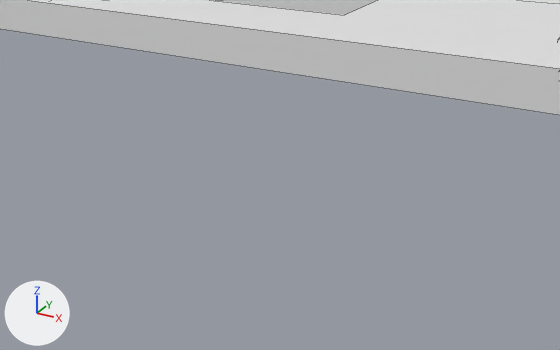
The FBX model Assets/models/B1F.fbx: old version first, new version second.
One viewpoint serves both versions: a 50 mm camera at (-9.2, 78.35, -25.53) aimed at (-15.52, 89.84, -31.28). The axes (+X, +Y, +Z) are drawn at lower left. The lights are the same throughout. The first picture is the older version. Mesh edges are drawn as thin lines. Where no turn or scale is listed for an object, it has been applied to the vertices.

The first picture shows '地下1階コンコース'.
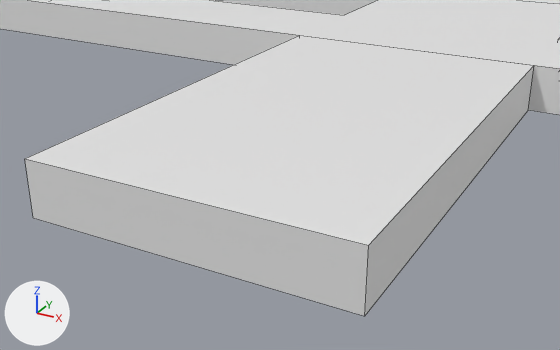
Where the newer file only moved an object's origin or applied its transform, the numbers keep the older frame.

Where the change shows, as pixel boxes (x1, y1, x2, y2) in the pictures (560 x 350 px):
```json
{"object": "忘れ物センター前通路", "change": "added", "after": [25, 35, 534, 316]}
```

Edits to the scene script, one JSON object a line:
```json
{"op": "add", "block": "me_立方体_101", "code": ["me_立方体_101 = bpy.data.meshes.new('立方体.101')", "me_立方体_101.from_pydata(...)  # a box spanning x -17.8..-12.2, y -41.0..-32.0, z -0.5..0.5"]}
{"op": "add", "block": "ob_忘れ物センター前通路", "code": ["ob_忘れ物センター前通路 = bpy.data.objects.new('忘れ物センター前通路', me_立方体_101)", "ob_忘れ物センター前通路.location = (0.0, 127.0, -30.52)"]}
```
